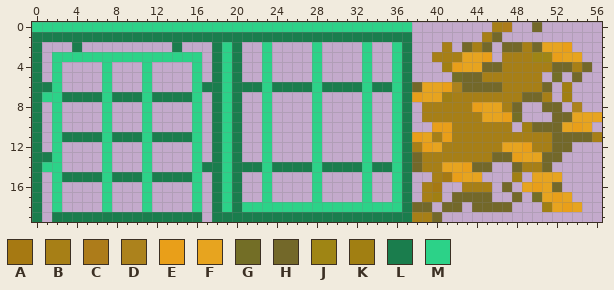
Pixel-art sprite: Assets/Textures/cage_sheet.png. Above: the version before the commit.
The file is 57x20 pixels. Colours within 5 levels of each other are drawn and written as one.
Palette (. is transparent): A #a67912  B #a77f16  C #ad7c1a  D #ac821c  E #e99f19  F #e7a41f  G #736e26  H #736829  J #9f8514  K #a17f12  L #1a7d4d  M #2cd288
Pixels before, first column x 0:
 0 MMMMMMMMMMMMMMMMMMMMMMMMMMMMMMMMMMMMMM........BC..H......
 1 LLLLLLLLLLLLLLLLLLLLLLLLLLLLLLLLLLLLLL.......BH..........
 2 L...L.........L...LML..M....M....M..ML...B.HBH.HHBHFFE...
 3 L.MMMMMMMMMMMMMMM.LML..M....M....M..ML..BBBFFE.BBBJJEFF..
 4 L.M....M...M....M.LML..M....M....M..ML...KEFFHHBBBBBHHBH.
 5 L.M....M...M....M.LML..M....M....M..ML....GHHBBBBBB.G.H..
 6 LLM....M...M....MLLMLLLMLLLLMLLLLMLLMLHFFEDHHHHBBBBH.K...
 7 LMMLLLLMLLLMLLLLM.LML..M....M....M..MLEFFKBBBBBBBHHB.K...
 8 L.M....M...M....M.LML..M....M....M..ML.BBBBBEFFBH..HH.D..
 9 L.M....M...M....M.LML..M....M....M..ML.BBBBBBFFEG...HHFFF
10 L.M....M...M....M.LML..M....M....M..ML..EEBBBBBB.KHHHFEF.
11 L.MLLLLMLLLMLLLLM.LML..M....M....M..MLEFBEBBBBBBBBBBHHHHB
12 L.M....M...M....M.LML..M....M....M..MLBEFBBBBBBFFEBBHH...
13 LLM....M...M....M.LML..M....M....M..MLHBBBBBBBHHEFFHH....
14 LMM....M...M....MLLMLLLMLLLLMLLLLMLLMLHBBFFEHH..HBBH.....
15 L.MLLLLMLLLMLLLLM.LML..M....M....M..ML..BAEFF...K.FFF....
16 L.M....M...M....M.LML..M....M....M..ML.BA..BBB.H.FEFH....
17 L.M....M...M....M.LML..M....M....M..ML.BK.HHHH..H.GFEF...
18 L.M....M...M....M.LMLMMMMMMMMMMMMMMMMLHH.HH.HHHH...KFEF..
19 L.LLLLLLLLLLLLLLL.LLLLLLLLLLLLLLLLLLLLBBH................
Once edited:
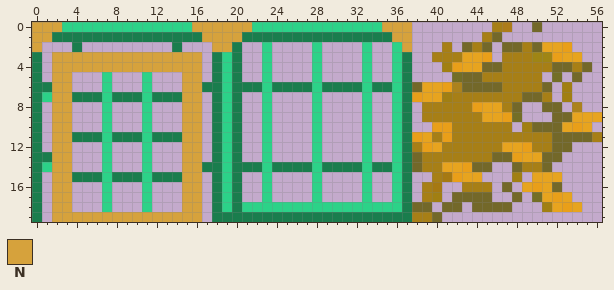
Colours new in this view: N #d6a23c
The exact change:
y 0: x 0..2 MMM -> NNN; x 16..21 MMMMMM -> NNNNNN; x 35..37 MMM -> NNN
y 1: x 0..1 LL -> NN; x 17..20 LLLL -> NNNN; x 36..37 LL -> NN
y 2: x 0 L -> N; x 18..19 LM -> NN; x 37 L -> N
y 3: x 2..16 MMMMMMMMMMMMMMM -> NNNNNNNNNNNNNNN
y 4: x 2..16 M....M...M....M -> NNNNNNNNNNNNNNN
y 5..6: x 2..3 M. -> NN; x 15..16 .M -> NN
y 7: x 2..3 ML -> NN; x 15..16 LM -> NN
y 8..10: x 2..3 M. -> NN; x 15..16 .M -> NN
y 11: x 2..3 ML -> NN; x 15..16 LM -> NN
y 12..14: x 2..3 M. -> NN; x 15..16 .M -> NN
y 15: x 2..3 ML -> NN; x 15..16 LM -> NN
y 16..18: x 2..3 M. -> NN; x 15..16 .M -> NN
y 19: x 2..16 LLLLLLLLLLLLLLL -> NNNNNNNNNNNNNNN
